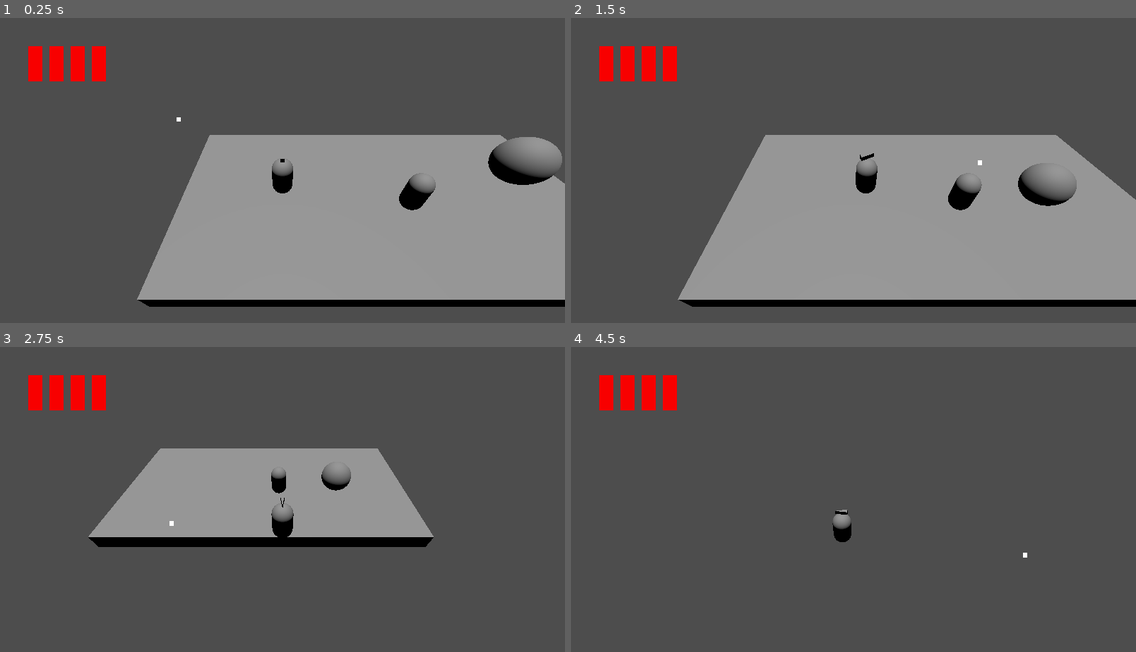
Above: before the commit, frames 1-4 (two rows, left to right).
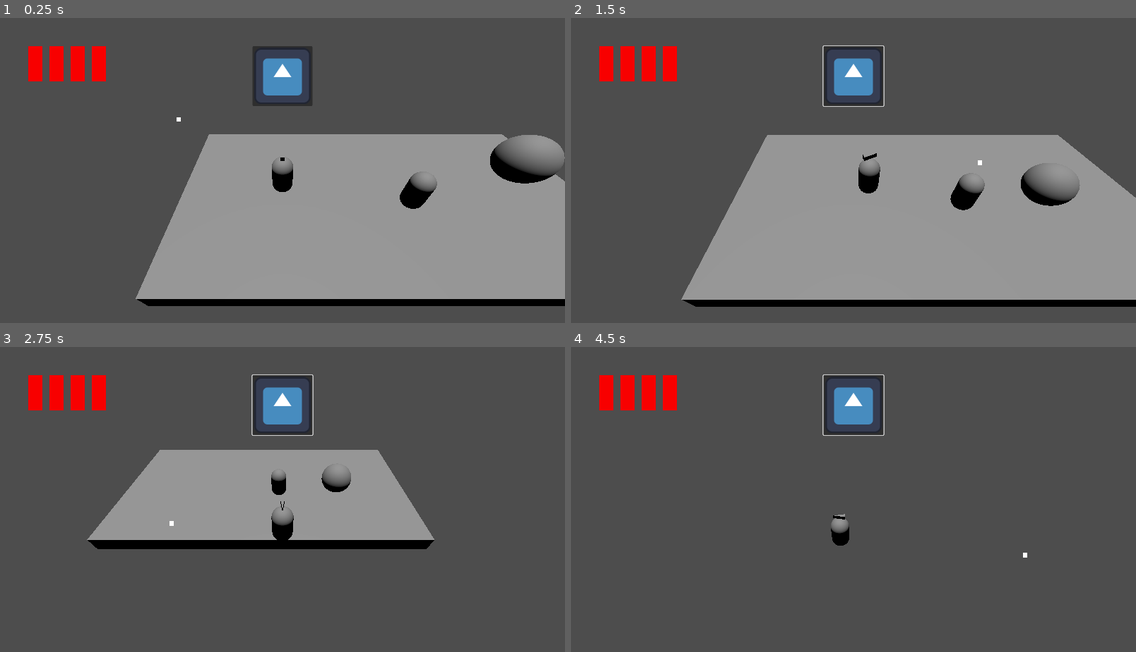
Above: after the commit, the same moments.

Repository: leon-fenzl/thesummerning
Game: Godot game, scene res://Scenes/testScenes/Leon.tscn
Two runs of this game, one before a commit and one after it. Both use one fixed random seed, a clock stepped at 60 frames per second and the inputs below. The engine's default icon, where the game draws it, is replaced by a stand-in: a white triangle on a blue panel in a dark square.
Inputs (mouse positions are in pixels of both pictures, inside the frame that each line leads up to):
- Up to frame 1 (0.25 s): no input
- Up to frame 2 (1.5 s): click (853, 75) at 0.52 s; tap Enter at 1.25 s; move the mouse to (977, 161) at 1.27 s; press the mouse at (977, 161) at 1.28 s; hold D (right) from 1.28 s (still down)
- Up to frame 3 (2.75 s): tap Space (jump) at 1.52, 2.27 s; move the mouse to (169, 520) at 2.02 s; release D (right) at 2.03 s; release the mouse at (169, 520) at 2.03 s; hold S (back) from 2.03 s (still down); click (169, 520) at 2.1 s
- Up to frame 4 (4.5 s): move the mouse to (910, 435) at 2.77 s; release S (back) at 2.78 s; press the mouse at (910, 435) at 2.78 s; hold D (right) 2.78-3.53 s; move the mouse to (825, 569) at 3.52 s; release the mouse at (825, 569) at 3.53 s; hold W (forward) 3.53-4.28 s; click (825, 569) at 3.6 s; tap Space (jump) at 3.77 s; move the mouse to (1023, 554) at 4.27 s; press the mouse at (1023, 554) at 4.28 s; hold A (left) from 4.28 s (still down)

The runs differ from the first frame. In frame 1, 2.4% of the frame differs, in the area x 24-100%, y 9-95%; in frame 2, 2.2%; in frame 3, 3.0%, in the area x 15-77%, y 9-67%; in frame 4, 1.7%.

Commit message:
Targeting System V1

Diff:
--- /dev/null
+++ b/Thesummerning/Scenes/CharacterScenes/TargetingSystem.tscn
@@ -0,0 +1,11 @@
+[gd_scene load_steps=2 format=3 uid="uid://drbw0y4ongpo5"]
+
+[ext_resource type="Script" path="res://scripts/Leon/CamCtrlr.gd" id="1_xrdgv"]
+
+[node name="SpringArm3D" type="SpringArm3D"]
+transform = Transform3D(1, 0, 0, 0, 0.707107, 0.707107, 0, -0.707107, 0.707107, 0, 0, 0)
+spring_length = 10.0
+script = ExtResource("1_xrdgv")
+playerRef = NodePath("..")
+
+[node name="GameCamera" type="Camera3D" parent="."]
--- /dev/null
+++ b/Thesummerning/Scenes/CharacterScenes/TestAI.tscn
@@ -0,0 +1,17 @@
+[gd_scene load_steps=3 format=3 uid="uid://djaefgpyuewy5"]
+
+[sub_resource type="CapsuleShape3D" id="CapsuleShape3D_6llir"]
+
+[sub_resource type="CapsuleMesh" id="CapsuleMesh_ejvuy"]
+
+[node name="TestAI" type="CharacterBody3D"]
+transform = Transform3D(1, 0, 0, 0, 1, 0, 0, 0, 1, 6, 1.5, 1)
+collision_layer = 4
+collision_mask = 15
+metadata/_edit_group_ = true
+
+[node name="CollisionShape3D" type="CollisionShape3D" parent="."]
+shape = SubResource("CapsuleShape3D_6llir")
+
+[node name="MeshInstance3D" type="MeshInstance3D" parent="."]
+mesh = SubResource("CapsuleMesh_ejvuy")
--- /dev/null
+++ b/Thesummerning/Scenes/CharacterScenes/btt_summon.tscn
@@ -0,0 +1,15 @@
+[gd_scene load_steps=2 format=3 uid="uid://bxhuorsmqdbn0"]
+
+[ext_resource type="Script" path="res://Scenes/testScenes/Btt_Summon.gd" id="1_yy0a1"]
+
+[node name="Btt_Summon" type="Button"]
+custom_minimum_size = Vector2(64, 64)
+anchors_preset = 5
+anchor_left = 0.5
+anchor_right = 0.5
+offset_left = -32.0
+offset_top = 64.0
+offset_right = 32.0
+offset_bottom = 128.0
+grow_horizontal = 2
+script = ExtResource("1_yy0a1")
--- a/Thesummerning/Scenes/CharacterScenes/player.tscn
+++ b/Thesummerning/Scenes/CharacterScenes/player.tscn
@@ -1,7 +1,6 @@
-[gd_scene load_steps=7 format=3 uid="uid://b2kucrvl6bwwk"]
+[gd_scene load_steps=6 format=3 uid="uid://b2kucrvl6bwwk"]
 
 [ext_resource type="Script" path="res://scripts/Leon/Player.gd" id="1_q3nlc"]
-[ext_resource type="Script" path="res://scripts/Leon/CamCtrlr.gd" id="2_xtjsw"]
 [ext_resource type="Script" path="res://scripts/Leon/SummoningSystem.gd" id="3_qocfo"]
 
 [sub_resource type="CapsuleMesh" id="CapsuleMesh_ay1u5"]
@@ -18,7 +17,6 @@
 script = ExtResource("1_q3nlc")
 jumpForce = 500.0
 mouseSpeed = 0.25
-springRef = NodePath("SpringArm3D")
 metadata/_edit_group_ = true
 
 [node name="Sprite3D" type="Sprite3D" parent="."]
@@ -34,13 +32,5 @@
 [node name="CollisionShape3D" type="CollisionShape3D" parent="."]
 shape = SubResource("CapsuleShape3D_yn1ts")
 
-[node name="SpringArm3D" type="SpringArm3D" parent="."]
-transform = Transform3D(1, 0, 0, 0, 0.707107, 0.707107, 0, -0.707107, 0.707107, 0, 0, 0)
-spring_length = 10.0
-script = ExtResource("2_xtjsw")
-playerRef = NodePath("..")
-
-[node name="Camera3D" type="Camera3D" parent="SpringArm3D"]
-
 [node name="SummoningSystem" type="Node" parent="."]
 script = ExtResource("3_qocfo")
--- /dev/null
+++ b/Thesummerning/Scenes/testScenes/Btt_Summon.gd
@@ -0,0 +1,26 @@
+extends Button
+
+@export var styleType : Texture2D
+@export var sceneType : PackedScene
+@onready var spawnScene : Node
+@onready var onDrag:bool = false
+@onready var cam:Camera3D
+@export var targetingRef : NodePath
+@onready var targeting = get_node(targetingRef)
+func _ready():
+	icon = styleType
+	spawnScene = sceneType.instantiate()
+	add_child(spawnScene)
+	cam = get_viewport().get_camera_3d()
+	print(cam.name)
+func _physics_process(delta):
+	pass
+func DragOn():
+	pass
+func SpawnAlly():
+	pass
+func _on_button_down():
+	onDrag = true
+func _on_button_up():
+	if onDrag == true:
+		onDrag = false
--- a/Thesummerning/Scenes/testScenes/Leon.tscn
+++ b/Thesummerning/Scenes/testScenes/Leon.tscn
@@ -1,8 +1,15 @@
-[gd_scene load_steps=12 format=3 uid="uid://dm6n4momub01u"]
+[gd_scene load_steps=14 format=3 uid="uid://dm6n4momub01u"]
 
 [ext_resource type="Script" path="res://scripts/Leon/GameManager.gd" id="1_xdjnf"]
 [ext_resource type="PackedScene" uid="uid://b2kucrvl6bwwk" path="res://Scenes/CharacterScenes/player.tscn" id="2_ghe10"]
 [ext_resource type="Script" path="res://scripts/Leon/playerTarget.gd" id="3_5akf2"]
+[ext_resource type="PackedScene" uid="uid://djaefgpyuewy5" path="res://Scenes/CharacterScenes/TestAI.tscn" id="3_dtncv"]
+[ext_resource type="PackedScene" uid="uid://bxhuorsmqdbn0" path="res://Scenes/CharacterScenes/btt_summon.tscn" id="4_21bmf"]
+[ext_resource type="Texture2D" uid="uid://c307m75sql6g5" path="res://icon.svg" id="5_0m67v"]
+[ext_resource type="PackedScene" uid="uid://drbw0y4ongpo5" path="res://Scenes/CharacterScenes/TargetingSystem.tscn" id="5_ljnbf"]
+
+[sub_resource type="StyleBoxFlat" id="StyleBoxFlat_6jule"]
+bg_color = Color(0.972549, 0, 0, 1)
 
 [sub_resource type="SphereShape3D" id="SphereShape3D_h4f0s"]
 radius = 1.0
@@ -21,73 +28,14 @@
 [sub_resource type="BoxShape3D" id="BoxShape3D_s25oe"]
 size = Vector3(10, 1, 10)
 
-[sub_resource type="CapsuleShape3D" id="CapsuleShape3D_6llir"]
-
-[sub_resource type="CapsuleMesh" id="CapsuleMesh_ejvuy"]
-
-[sub_resource type="StyleBoxFlat" id="StyleBoxFlat_6jule"]
-bg_color = Color(0.972549, 0, 0, 1)
-
 [node name="Game" type="Node"]
 
 [node name="GameManager" type="Node" parent="."]
+process_mode = 3
 script = ExtResource("1_xdjnf")
 
-[node name="DirectionalLight3D" type="DirectionalLight3D" parent="."]
-transform = Transform3D(1, 0, 0, 0, -4.37114e-08, 1, 0, -1, -4.37114e-08, 0, 10, 0)
-
-[node name="RigidBody3D" type="RigidBody3D" parent="."]
-transform = Transform3D(1, 0, 0, 0, 1, 0, 0, 0, 1, 10, 3.2, 0.5)
-collision_mask = 15
-metadata/_edit_group_ = true
-
-[node name="CollisionShape3D" type="CollisionShape3D" parent="RigidBody3D"]
-shape = SubResource("SphereShape3D_h4f0s")
-
-[node name="MeshInstance3D" type="MeshInstance3D" parent="RigidBody3D"]
-mesh = SubResource("SphereMesh_ecm8t")
-
-[node name="NavigationRegion3D" type="NavigationRegion3D" parent="."]
-transform = Transform3D(1.00535, 0, 0, 0, 1.00535, 0, 0, 0, 1.00535, 0, 0, 0)
-navigation_mesh = SubResource("NavigationMesh_14fvm")
-
-[node name="StaticBody3D" type="StaticBody3D" parent="NavigationRegion3D"]
-collision_mask = 14
-metadata/_edit_group_ = true
-
-[node name="MeshInstance3D" type="MeshInstance3D" parent="NavigationRegion3D/StaticBody3D"]
-mesh = SubResource("BoxMesh_lc8ug")
-
-[node name="CollisionShape3D" type="CollisionShape3D" parent="NavigationRegion3D/StaticBody3D"]
-shape = SubResource("BoxShape3D_s25oe")
-
-[node name="StaticBody3D2" type="StaticBody3D" parent="NavigationRegion3D"]
-transform = Transform3D(0.999999, 0, 0, 0, 0.999999, 0, 0, 0, 0.999999, 9.94683, 0, 0)
-collision_mask = 14
-metadata/_edit_group_ = true
-
-[node name="MeshInstance3D" type="MeshInstance3D" parent="NavigationRegion3D/StaticBody3D2"]
-mesh = SubResource("BoxMesh_lc8ug")
-
-[node name="CollisionShape3D" type="CollisionShape3D" parent="NavigationRegion3D/StaticBody3D2"]
-shape = SubResource("BoxShape3D_s25oe")
-
-[node name="Player" parent="." instance=ExtResource("2_ghe10")]
-transform = Transform3D(1, 0, 0, 0, 1, 0, 0, 0, 1, 0, 1.48386, 0)
-
-[node name="BaseAI" type="CharacterBody3D" parent="."]
-transform = Transform3D(1, 0, 0, 0, 1, 0, 0, 0, 1, 6, 1.5, 1)
-collision_layer = 4
-collision_mask = 15
-metadata/_edit_group_ = true
-
-[node name="CollisionShape3D" type="CollisionShape3D" parent="BaseAI"]
-shape = SubResource("CapsuleShape3D_6llir")
-
-[node name="MeshInstance3D" type="MeshInstance3D" parent="BaseAI"]
-mesh = SubResource("CapsuleMesh_ejvuy")
-
 [node name="Control" type="Control" parent="."]
+process_mode = 3
 custom_minimum_size = Vector2(1280, 720)
 layout_mode = 3
 anchors_preset = 15
@@ -170,3 +118,60 @@
 grow_vertical = 2
 pivot_offset = Vector2(5, 5)
 script = ExtResource("3_5akf2")
+
+[node name="Btt_Summon" parent="Control" instance=ExtResource("4_21bmf")]
+layout_mode = 1
+styleType = ExtResource("5_0m67v")
+sceneType = ExtResource("3_dtncv")
+targetingRef = NodePath("../../TargetingSystem")
+
+[node name="DirectionalLight3D" type="DirectionalLight3D" parent="."]
+transform = Transform3D(1, 0, 0, 0, -4.37114e-08, 1, 0, -1, -4.37114e-08, 0, 10, 0)
+
+[node name="RigidBody3D" type="RigidBody3D" parent="."]
+transform = Transform3D(1, 0, 0, 0, 1, 0, 0, 0, 1, 10, 3.2, 0.5)
+collision_mask = 15
+metadata/_edit_group_ = true
+
+[node name="CollisionShape3D" type="CollisionShape3D" parent="RigidBody3D"]
+shape = SubResource("SphereShape3D_h4f0s")
+
+[node name="MeshInstance3D" type="MeshInstance3D" parent="RigidBody3D"]
+mesh = SubResource("SphereMesh_ecm8t")
+
+[node name="NavigationRegion3D" type="NavigationRegion3D" parent="."]
+transform = Transform3D(1.00535, 0, 0, 0, 1.00535, 0, 0, 0, 1.00535, 0, 0, 0)
+navigation_mesh = SubResource("NavigationMesh_14fvm")
+
+[node name="StaticBody3D" type="StaticBody3D" parent="NavigationRegion3D"]
+collision_mask = 14
+metadata/_edit_group_ = true
+
+[node name="MeshInstance3D" type="MeshInstance3D" parent="NavigationRegion3D/StaticBody3D"]
+mesh = SubResource("BoxMesh_lc8ug")
+
+[node name="CollisionShape3D" type="CollisionShape3D" parent="NavigationRegion3D/StaticBody3D"]
+shape = SubResource("BoxShape3D_s25oe")
+
+[node name="StaticBody3D2" type="StaticBody3D" parent="NavigationRegion3D"]
+transform = Transform3D(0.999999, 0, 0, 0, 0.999999, 0, 0, 0, 0.999999, 9.94683, 0, 0)
+collision_mask = 14
+metadata/_edit_group_ = true
+
+[node name="MeshInstance3D" type="MeshInstance3D" parent="NavigationRegion3D/StaticBody3D2"]
+mesh = SubResource("BoxMesh_lc8ug")
+
+[node name="CollisionShape3D" type="CollisionShape3D" parent="NavigationRegion3D/StaticBody3D2"]
+shape = SubResource("BoxShape3D_s25oe")
+
+[node name="TargetingSystem" parent="." instance=ExtResource("5_ljnbf")]
+playerRef = NodePath("../Player")
+
+[node name="Player" parent="." instance=ExtResource("2_ghe10")]
+transform = Transform3D(1, 0, 0, 0, 1, 0, 0, 0, 1, 0, 1.48386, 0)
+springRef = NodePath(".")
+
+[node name="TestAI" parent="." instance=ExtResource("3_dtncv")]
+
+[connection signal="button_down" from="Control/Btt_Summon" to="Control/Btt_Summon" method="_on_button_down"]
+[connection signal="button_up" from="Control/Btt_Summon" to="Control/Btt_Summon" method="_on_button_up"]
--- a/Thesummerning/scripts/Leon/CamCtrlr.gd
+++ b/Thesummerning/scripts/Leon/CamCtrlr.gd
@@ -1,29 +1,20 @@
 extends SpringArm3D
 
-@export var displace_Height:float
-@export var minLength:float
-@export var maxLength:float
-@export var pitch := Vector2(-80.0,80.0)
-@export var yaw := Vector2(0.0,360.0)
-@onready var camInputs := Vector2.ZERO
+@onready var camera := $GameCamera
 @export var playerRef : NodePath
 @onready var player = get_node(playerRef)
-
-func _ready():
-	set_as_top_level(true)
-func _input(event: InputEvent) -> void:
-	pass
-	#if event is InputEventMouseMotion:
-		#rotation.x -= event.relative.y*parent.mouseSpeed*get_physics_process_delta_time()
-		#rotation.x = clamp(rotation.x,deg_to_rad(pitch.x),deg_to_rad(pitch.y))
-		#rotation.y -= event.relative.x*parent.mouseSpeed*get_physics_process_delta_time()
-		#rotation.y = wrapf(rotation.y,deg_to_rad(yaw.x),deg_to_rad(yaw.y))
-func _physics_process(delta: float) -> void:
+@onready var world
+@onready var mousepos
+@onready var rayOrigin
+@onready var rayEnd
+@onready var query
+func _physics_process(delta):
 	position = lerp(position,player.global_position,10*delta)
-func Controller_Inputs()-> void:
-	camInputs = Input.get_vector("camLeft","camRight","camUp","camDown").normalized()
-func Ctrlr_Pitch_Yaw(DELTA:float)-> void:
-	rotation.x -= camInputs.y*player.controllerSpeed*DELTA
-	rotation.x = clamp(rotation.x,deg_to_rad(pitch.x),deg_to_rad(pitch.y))
-	rotation.y -= camInputs.x*player.controllerSpeed*DELTA
-	rotation.y = wrapf(rotation.y,deg_to_rad(yaw.x),deg_to_rad(yaw.y))
+	DrawRaycast()
+	player.rayhitInfo = query
+func DrawRaycast():
+	world = get_world_3d().direct_space_state
+	mousepos = get_viewport().get_mouse_position()
+	rayOrigin = camera.project_ray_origin(mousepos)
+	rayEnd = rayOrigin + camera.project_position(mousepos,1000)
+	query = world.intersect_ray(PhysicsRayQueryParameters3D.create(rayOrigin, rayEnd))
--- a/Thesummerning/scripts/Leon/GameManager.gd
+++ b/Thesummerning/scripts/Leon/GameManager.gd
@@ -2,7 +2,6 @@
 
 #func _input(event):
 	#Input.mouse_mode = Input.MOUSE_MODE_CAPTURED
-
 
 func _physics_process(delta):
 	if Input.is_action_just_pressed("exit"):
@@ -11,5 +10,4 @@
 func ShowMouseCursor():
 	Input.mouse_mode = Input.MOUSE_MODE_VISIBLE
 func Unpause_Screen_Visbility():
-	get_tree().paused = !get_tree().paused
 	Input.mouse_mode = Input.MOUSE_MODE_CAPTURED
--- a/Thesummerning/scripts/Leon/Player.gd
+++ b/Thesummerning/scripts/Leon/Player.gd
@@ -5,7 +5,6 @@
 @export var mouseSpeed:float
 @export var controllerSpeed:float
 
-@onready var camera = Camera3D
 @export var springRef : NodePath
 @onready var spring = get_node(springRef)
 
@@ -17,9 +16,10 @@
 
 @onready var collider := $CollisionShape3D
 @onready var col = KinematicCollision3D
-
+@onready var rayhitInfo
 func _physics_process(delta):
 	GravitySystem(delta)
+	LookAtSystem()
 	Walk(delta)
 	Jump(delta)
 	GetCollisions()
@@ -30,11 +30,6 @@
 		fallDirection += gravityVector * 10 * DELTA
 	else: fallDirection = -get_floor_normal()
 func LookAtSystem():
-	var world = get_world_3d().direct_space_state
-	var mousepos = get_viewport().get_mouse_position()
-	var rayOrigin = $SpringArm3D/Camera3D.project_ray_origin(mousepos)
-	var rayEnd = rayOrigin + $SpringArm3D/Camera3D.project_position(mousepos,1000)
-	var rayhitInfo = world.intersect_ray(PhysicsRayQueryParameters3D.create(rayOrigin, rayEnd))
 	if Input.is_action_pressed("shoot") && !rayhitInfo.is_empty():
 		var pos = Vector3(rayhitInfo.position.x,global_position.y,rayhitInfo.position.z)
 		$MeshInstance3D2.look_at(pos,Vector3.UP)
@@ -45,7 +40,6 @@
 	walkInputs = Input.get_vector("left","right","forward","back")
 	direction = Vector3(walkInputs.x,0,walkInputs.y).normalized()
 	direction = direction.rotated(Vector3.UP,spring.rotation.y).normalized()
-	LookAtSystem()
 	direction.x = lerp(direction.x,direction.x*speed*DELTA,10*DELTA)
 	direction.z = lerp(direction.z,direction.z*speed*DELTA,10*DELTA)
 func Jump(DELTA:float):
--- a/Thesummerning/scripts/Leon/SummoningSystem.gd
+++ b/Thesummerning/scripts/Leon/SummoningSystem.gd
@@ -1,11 +1 @@
 extends Node
-
-
-# Called when the node enters the scene tree for the first time.
-func _ready():
-	pass # Replace with function body.
-
-
-# Called every frame. 'delta' is the elapsed time since the previous frame.
-func _process(delta):
-	pass
